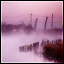
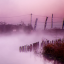
Before/after of a 64 x 64 layered artwork. What changed in the layer stack:
removed layer "lighten" (was overlay, 48%) over bbox(1, 1, 63, 63)
removed layer "border" over bbox(0, 0, 64, 64)
